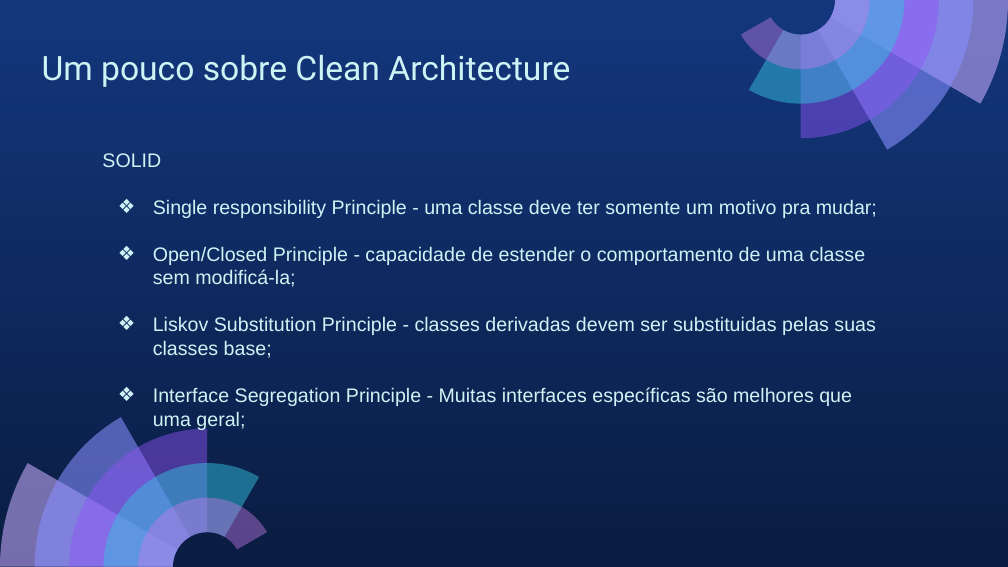
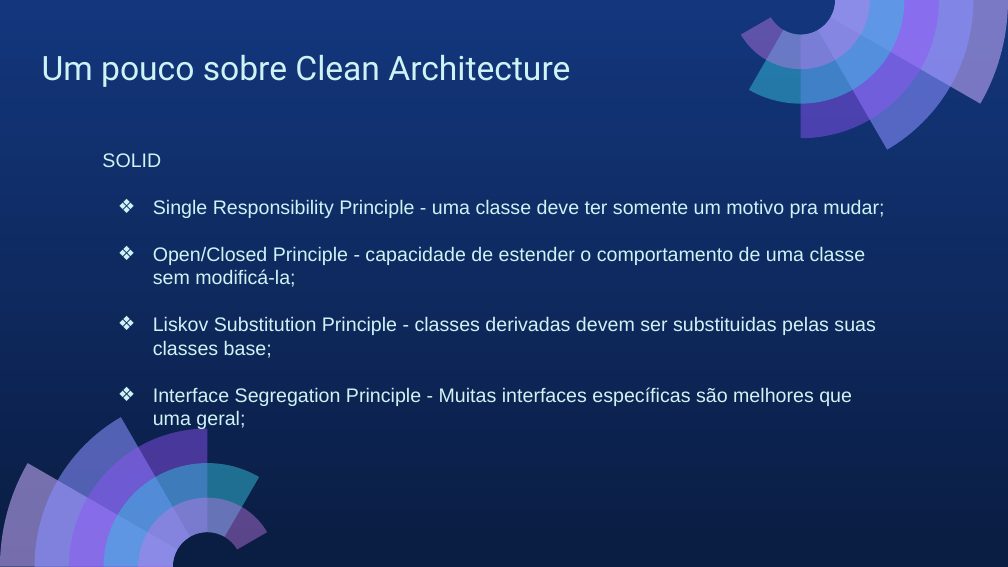
Before and after one commit to victor-lustosa/architectural-patterns, a slide deck: slide 12 of docs/architectural_patterns.pptx. Drawn at 1008x567 pixels with LibreOffice and Linux fonts; fonts in the diff are those of the drawing. Boxes give left, top, right and bottom in pixels: in the first picture for what was removed or moved away, otherwise in the second. Text is boxed around its words. In the diff, an @@ line names an element or a change of style, - is before the commit and + after.

```diff
--- a/docs/architectural_patterns.pptx
+++ b/docs/architectural_patterns.pptx
@@ text at [153,199,884,218]: text changed @@
-❖ Single responsibility Principle - uma classe deve ter somente um motivo pra mudar;
+❖ Single Responsibility Principle - uma classe deve ter somente um motivo pra mudar;
```
Also in this commit, not shown: 13 other slides changed.
